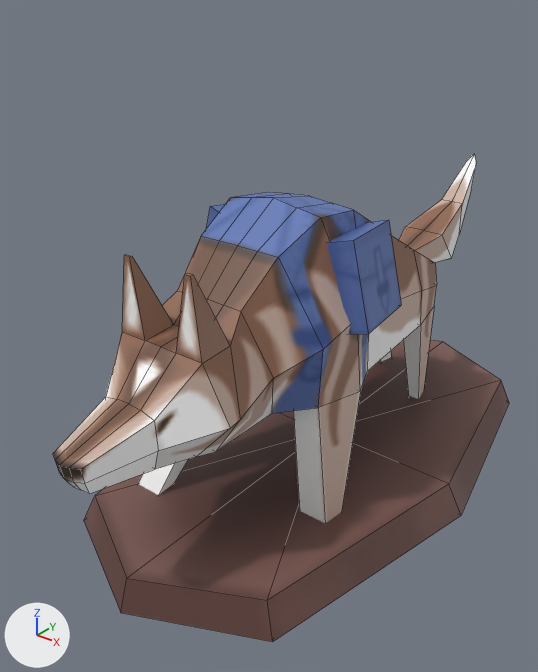
Before and after pictures for a commit that changed the FBX model Trucs_Graph/BoardGameCharacters/scenes/Asset_Pawn_Lupus.fbx.
Camera for both pictures: a 50 mm camera at (0.322, -0.482, 0.402) aimed at (-0.02, -0.054, 0.137). The axes (+X, +Y, +Z) are drawn at lower left. The lights are the same throughout. Mesh edges are drawn as thin lines. Where no turn or scale is listed for an object, it has been applied to the vertices.

The older version as bpy lines, for what is in view:
```python
me_mesh = bpy.data.meshes.new('Mesh')
me_mesh.from_pydata(...)  # 168 vertices, 162 faces; spans x -0.076..0.077, y -0.277..0.262, z -0.16..0.078
me_mesh.materials.append(mat_tex_pawn)  # picture img_tex_pawns_2048x2048_png
me_mesh_001 = bpy.data.meshes.new('Mesh.001')
me_mesh_001.from_pydata(...)  # 18 vertices, 24 faces; spans x -0.14..0.14, y -0.245..0.245, z 0.0..0.026
me_mesh_001.materials.append(mat_tex_pawn)  # picture img_tex_pawns_2048x2048_png
me_mesh_002 = bpy.data.meshes.new('Mesh.002')
me_mesh_002.from_pydata(...)  # 16 vertices, 10 faces; spans x -0.081..0.083, y -0.076..-0.005, z 0.166..0.241
me_mesh_002.materials.append(mat_tex_pawn)  # picture img_tex_pawns_2048x2048_png
ob_stp_dog_bag = bpy.data.objects.new('STP_Dog_bag', me_mesh_002)
ob_stp_dog_bag.location = (0.0, 0.0, 0.0)
ob_stp_dog_body = bpy.data.objects.new('STP_dog_body', me_mesh)
ob_stp_dog_body.location = (0.0, 0.0, 0.182)
ob_stp_dog_stand = bpy.data.objects.new('STP_dog_stand', me_mesh_001)
ob_stp_dog_stand.location = (0.0, 0.0, 0.0)
```
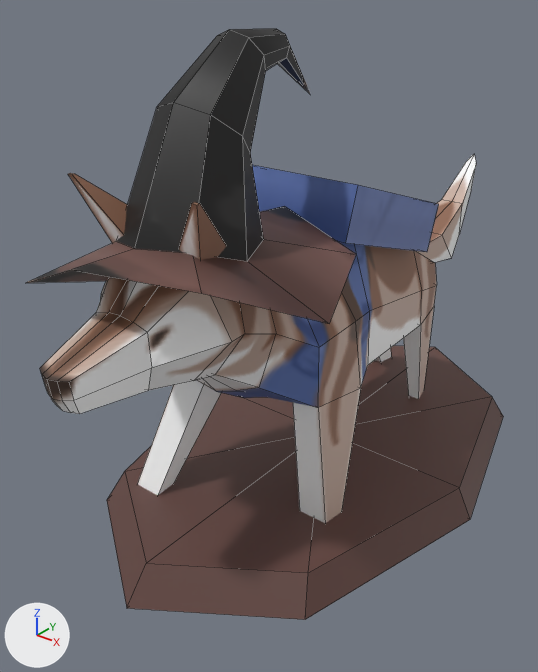
Where the change shows, as pixel boxes [x1, y1, x2, y2] in the pictures (538 x 672 px; the box of a moved part takes in the faces that stretch with it):
'STP_dog_body', reshaped
    before: [53, 154, 476, 523]
    after: [40, 154, 476, 523]
'STP_dog_stand', recoloured, reshaped (7% narrower, 9% shorter)
    before: [84, 340, 509, 642]
    after: [107, 346, 503, 620]
'LupusHat', added
    after: [26, 29, 356, 324]
'STP_Dog_bag', reshaped, moved (33% shorter)
    before: [207, 204, 401, 334]
    after: [252, 165, 439, 252]
part 1 of me_mesh, moved or reshaped
    before: [53, 192, 418, 513]
    after: [40, 173, 418, 513]
part 3 of me_mesh_002, deleted (blue)
    before: [207, 204, 401, 334]
part 4 of me_mesh_002, added (blue)
    after: [252, 165, 439, 252]

Diff of the bpy script that builds the scene:
```diff
--- a/Trucs_Graph/BoardGameCharacters/scenes/Asset_Pawn_Lupus.fbx.py
+++ b/Trucs_Graph/BoardGameCharacters/scenes/Asset_Pawn_Lupus.fbx.py
@@ img_tex_stand_01_512x512_png @@
+img_tex_stand_01_512x512_png = load_image('TEX_Stand_01_512x512.png', '../sourceimages/TEX_Stand_01_512x512.png', 512, 512, 'sRGB')
@@ mat_lambert4 @@
+mat_lambert4 = principled_material('lambert4')
+mat_lambert4.texture = img_tex_stand_01_512x512_png  # with its transparency
@@ me_mesh_002 @@
 # used by ob_stp_dog_bag; location = (0.0, 0.0, 0.0)
 # verts and faces of me_mesh_002; kept vertices keep their numbers, new ones are numbered from 16
-me_mesh_002.from_pydata(...)  # 16 vertices, 10 faces; spans x -0.081..0.083, y -0.076..-0.005, z 0.166..0.241
+me_mesh_002.from_pydata(...)  # 8 vertices, 5 faces; spans x -0.053..0.054, y -0.056..0.084, z -0.042..0.038
+# me_mesh_002 part 3: the whole mesh is rebuilt
+# me_mesh_002 part 4
+verts[16] = (-0.053, -0.056, 0.0)
+verts[17] = (-0.053, -0.044, 0.038)
+verts[18] = (-0.053, 0.071, -0.042)
+verts[19] = (-0.053, 0.084, -0.003)
+for new, old in zip([*range(20, 24)], [*range(16, 20)]): verts[new] = verts[old] + (0.107, 0.0, 0.0)
+faces += [(20, 22, 23, 21), (16, 20, 21, 17), (16, 17, 19, 18), (18, 19, 23, 22), (17, 21, 23, 19)]
 me_mesh_002.materials.append(mat_tex_pawn)
@@ me_mesh_001 @@
 # used by ob_stp_dog_stand; location = (0.0, 0.0, 0.0)
-me_mesh_001.from_pydata(...)  # 18 vertices, 24 faces; spans x -0.14..0.14, y -0.245..0.245, z 0.0..0.026
-me_mesh_001.materials.append(mat_tex_pawn)  # picture img_tex_pawns_2048x2048_png
+me_mesh_001.from_pydata(...)  # 18 vertices, 24 faces; spans x -0.148..0.148, y -0.24..0.24, z 0.0..0.026
+# me_mesh_001 part 2: 16 of 18 vertices moved; they spanned x -0.14..0.14, y -0.245..0.245, z 0.0..0.026 and now span x -0.148..0.148, y -0.24..0.24, z 0.0..0.026; mean shift (0.0, 0.0, 0.0); largest move (-0.089, 0.192, 0.026) -> (-0.095, 0.155, 0.026)
+me_mesh_001.materials.append(mat_lambert4)  # picture img_tex_stand_01_512x512_png
@@ me_mesh @@
 # used by ob_stp_dog_body; location = (0.0, 0.0, 0.182)
-me_mesh.from_pydata(...)  # 168 vertices, 162 faces; spans x -0.076..0.077, y -0.277..0.262, z -0.16..0.078
+me_mesh.from_pydata(...)  # 168 vertices, 162 faces; spans x -0.076..0.077, y -0.277..0.262, z -0.16..0.112
+# me_mesh part 1: 105 of 168 vertices moved; they spanned x -0.069..0.071, y -0.277..-0.018, z -0.074..0.078 and now span x -0.069..0.071, y -0.277..-0.018, z -0.07..0.112; mean shift (0.0, -0.003, 0.035); largest move (0.0, -0.165, 0.007) -> (0.0, -0.165, 0.083)
 me_mesh.materials.append(mat_tex_pawn)
@@ me_mesh_002_1 @@
+me_mesh_002_1.from_pydata(...)  # 42 vertices, 48 faces; spans x -0.107..0.107, y -0.108..0.11, z -0.163..0.004
+me_mesh_002_1.materials.append(mat_tex_pawn)  # picture img_tex_pawns_2048x2048_png
@@ ob_stp_dog_bag @@
 ob_stp_dog_bag = bpy.data.objects.new('STP_Dog_bag', me_mesh_002)
-ob_stp_dog_bag.location = (0.0, 0.0, 0.0)
+ob_stp_dog_bag.location = (-0.001, -0.005, 0.234)
@@ ob_lupushat @@
+ob_lupushat = bpy.data.objects.new('LupusHat', me_mesh_002_1)
+ob_lupushat.location = (0.0, -0.142, 0.368)
```
